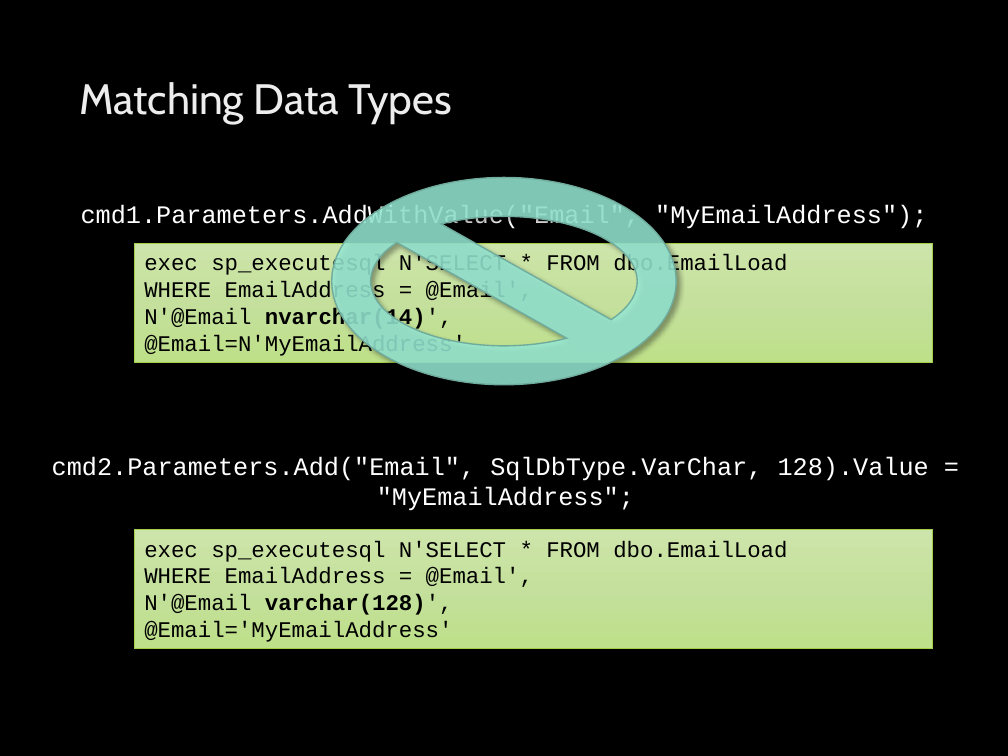
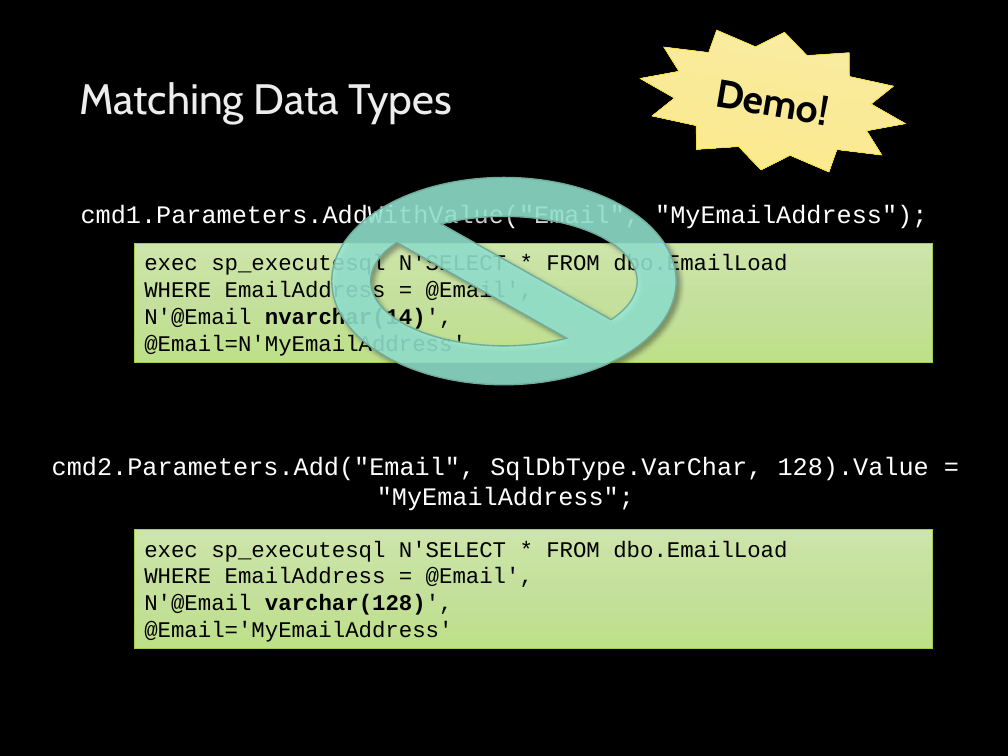
Before and after one commit to billgraziano/kcdc2018, a slide deck: slide 4 of ppt/1. Faster SQL/Faster SQL - KCDC 2018.pptx (slide 6 before the commit). Drawn at 1008x756 pixels with LibreOffice and Linux fonts; fonts in the diff are those of the drawing; background and template pictures are left out. Boxes give left, top, right and bottom in pixels: in the first picture for what was removed or moved away, otherwise in the second. Text is boxed around its words. In the diff, an @@ line names an element or a change of style, - is before the commit and + after.

```diff
--- a/ppt/1. Faster SQL/Faster SQL - KCDC 2018.pptx
+++ b/ppt/1. Faster SQL/Faster SQL - KCDC 2018.pptx
@@ star added at (628,10,917,192), fill gradient #FBEFA7 to #F9EB99 to #FDEB85, outline #F4DE3A 0.5 pt, 28 pt, text #000000, bold @@
+Demo!
```
Also in this commit, not shown: 7 other slides changed, 2 slides removed, 8 other files.
